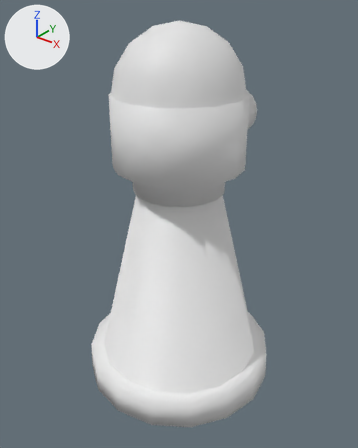
An edit to the Blender file Assets/Models/Tower.blend, drawn before and after from the same camera.
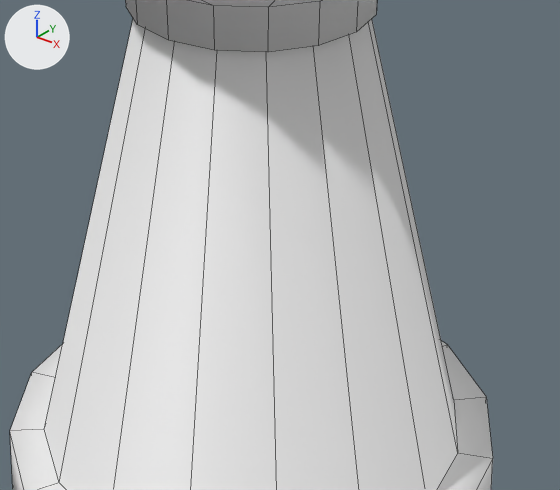
Old and new are each drawn whole from a 50 mm camera at (6.56, -8.22, 9.15) aimed at (0.04, -0.06, 4.1) and again close up on the part from 25% to 81% of the width and 42% to 82% of the height. The axes (+X, +Y, +Z) are drawn at upper left. The lights are the same throughout. The close-ups show mesh edges as thin lines.

The first close-up shows 'TowerBase', 'TowerHead'.
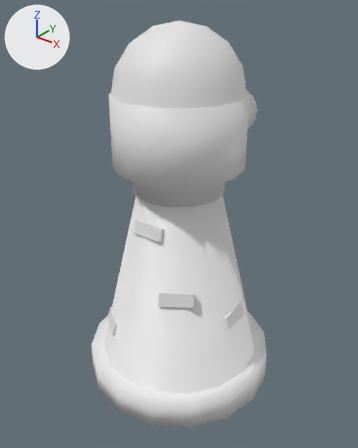
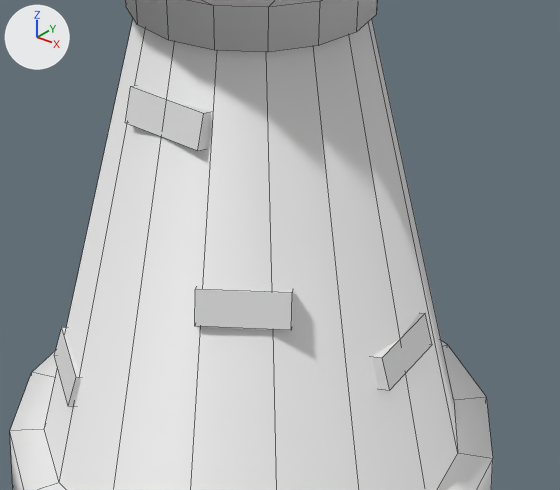
Location of each change, (x1, y1, x2, y2) in pixels of the close-ups (560 x 490 px):
'Brick.003', added
    after: (195, 287, 293, 330)
'Brick.001', added
    after: (125, 85, 210, 151)
'Brick.002', added
    after: (372, 313, 432, 390)
'Brick.004', added
    after: (54, 328, 81, 407)

The change, as a diff of the scene's bpy script:
```diff
--- a/Assets/Models/Tower.blend.py
+++ b/Assets/Models/Tower.blend.py
@@ me_brick_001 @@
+me_brick_001.from_pydata(...)  # a box spanning x -1.0..1.0, y -1.0..1.0, z -1.0..1.0
@@ ob_brick_001 @@
+ob_brick_001 = bpy.data.objects.new('Brick.001', me_brick_001)
+ob_brick_001.parent = ob_towerbase
+ob_brick_001.location = (0.00362, -0.973, 4.28)
+ob_brick_001.rotation_euler = (-0.259, 0.0, 0.0)  # degrees (-15, 0, 0)
+ob_brick_001.scale = (0.384, 0.153, 0.153)
@@ ob_brick_002 @@
+ob_brick_002 = bpy.data.objects.new('Brick.002', me_brick_001.copy())
+ob_brick_002.parent = ob_towerbase
+ob_brick_002.location = (1.492, 0.0525, 2.113)
+ob_brick_002.rotation_euler = (0.283, 0.0, -1.49)  # degrees (16, 0, -85)
+ob_brick_002.scale = (0.384, 0.153, 0.153)
@@ ob_brick_003 @@
+ob_brick_003 = bpy.data.objects.new('Brick.003', me_brick_001.copy())
+ob_brick_003.parent = ob_towerbase
+ob_brick_003.location = (0.77, -1.061, 2.868)
+ob_brick_003.rotation_euler = (0.283, 0.0, -2.538)  # degrees (16, 0, -145)
+ob_brick_003.scale = (0.384, 0.153, 0.153)
@@ ob_brick_004 @@
+ob_brick_004 = bpy.data.objects.new('Brick.004', me_brick_001.copy())
+ob_brick_004.parent = ob_towerbase
+ob_brick_004.location = (-0.909, -1.324, 1.607)
+ob_brick_004.rotation_euler = (0.283, 0.0, -3.751)  # degrees (16, 0, -215)
+ob_brick_004.scale = (0.384, 0.153, 0.153)
```
